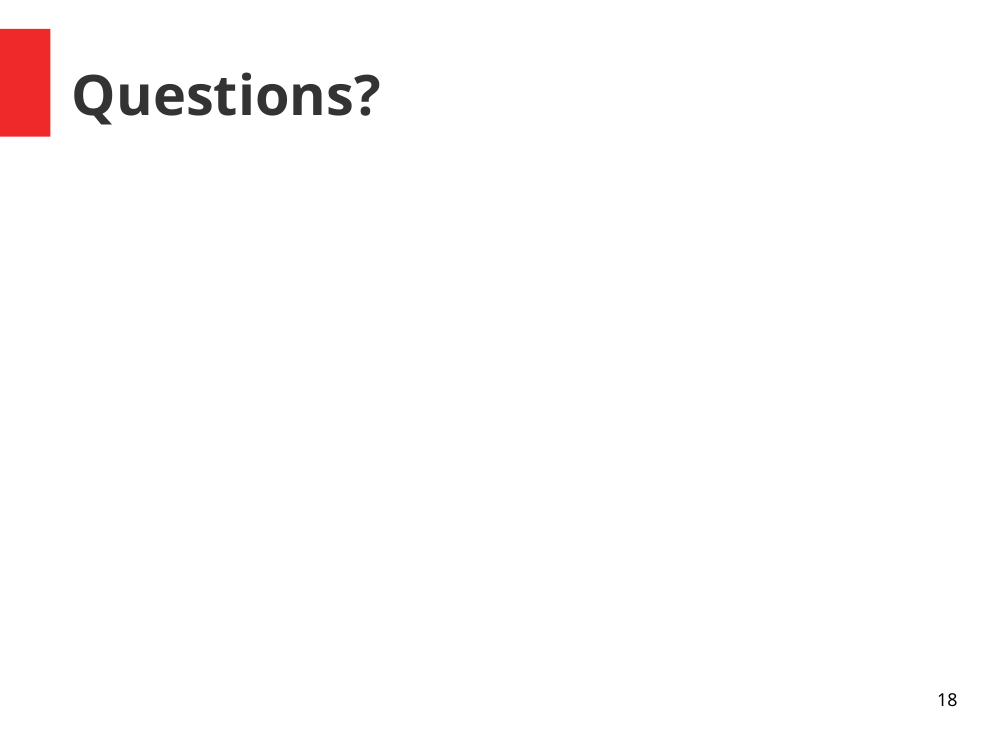
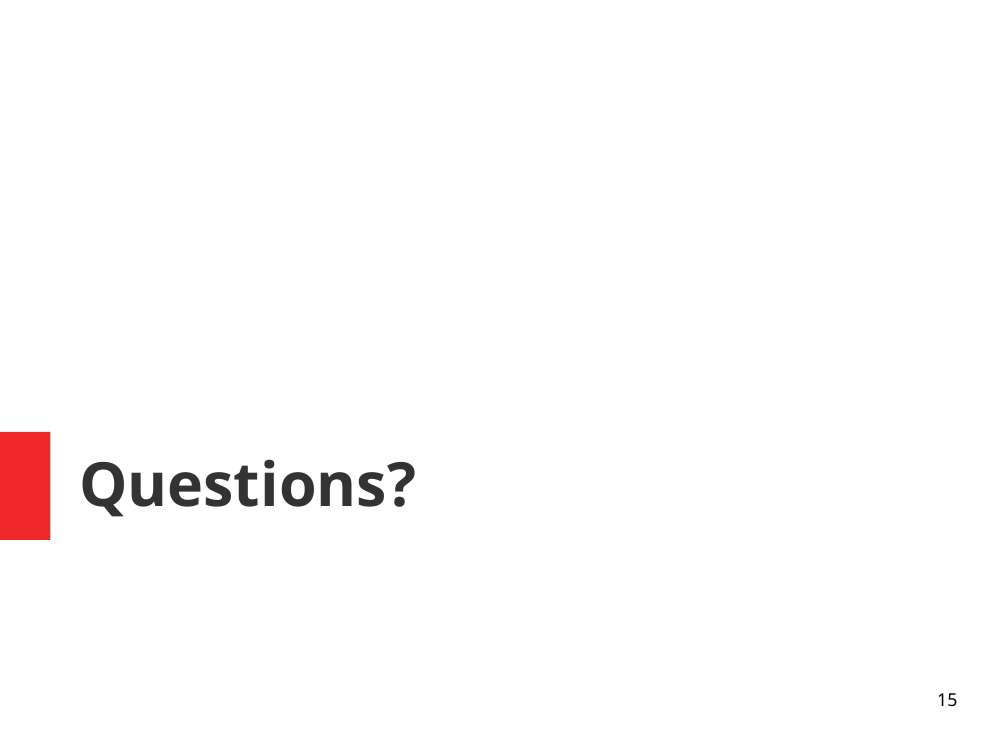
Before and after one commit to dries007/ProjectAI-CarSharing, a slide deck: slide 15 of Paper/ppt/presentation.odp (slide 18 before the commit). Drawn at 1008x756 pixels with LibreOffice and Linux fonts; fonts in the diff are those of the drawing. Boxes give left, top, right and bottom in pixels: in the first picture for what was removed or moved away, otherwise in the second. Text is boxed around its words. In the diff, an @@ line names an element or a change of style, - is before the commit and + after.

```diff
--- a/Paper/ppt/presentation.odp
+++ b/Paper/ppt/presentation.odp
@@ title "Questions?": place and size @@
-title "Questions?" at (72,72,381,125)
+title "Questions?" at (79,459,416,517)
@@ title "Questions?" at (79,459,416,517): size 44 to 48 pt @@
@@ rectangle: place and size @@
-rectangle at (0,28,50,136)
+rectangle at (0,432,50,540)
@@ page number at (937,693,957,707): text changed @@
-18
+15
```
Also in this commit, not shown: 9 other slides changed, 7 slides added, 8 slides removed, 3 other files.
